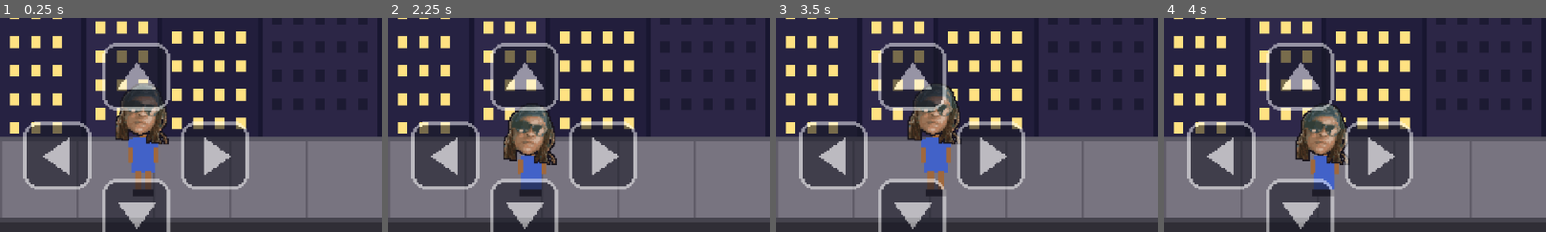
Above: before the commit, frames 1-4 (left to right).
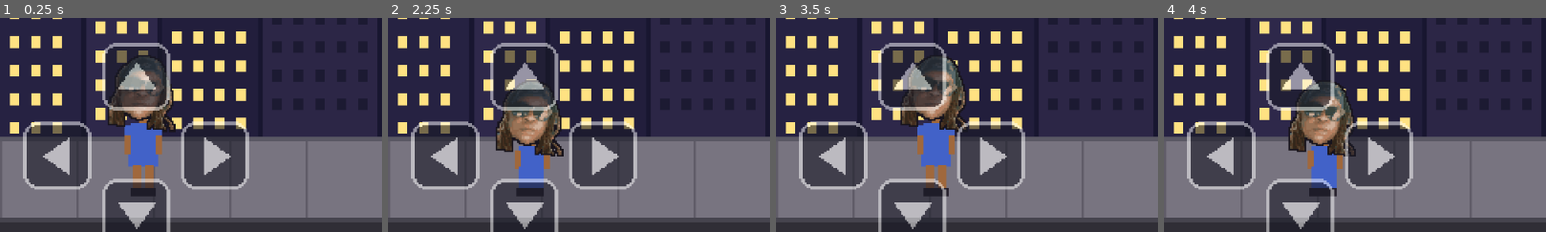
Above: after the commit, the same moments.

Repository: imehesz/tight-5-fight
Game: Godot game, scene res://scenes/street.tscn
Two runs of this game, one before a commit and one after it. Both use one fixed random seed, a clock stepped at 60 frames per second and the inputs below. This scene is started directly instead of the project's main scene.
Inputs (mouse positions are % of the whole screen's width and height, from its top left):
- Up to frame 1 (0.25 s): no input
- Up to frame 2 (2.25 s): tap Enter at 0.5, 2 s; move the mouse to (72, 45) at 0.52 s; hold D (move_right) 0.53-1.25 s; hold S (duck) 0.53-1.25 s; click (72, 45) at 0.67 s; tap Space at 1.25 s; drag from (30, 55) to (19, 81) at 1.27 s; move the mouse to (60, 28) at 2.02 s; hold D (move_right) from 2.03 s (still down); hold S (duck) from 2.03 s (still down); tap W (interact) at 2.1 s
- Up to frame 3 (3.5 s): release D (move_right) at 2.75 s; release S (duck) at 2.75 s; tap Space at 2.75 s; drag from (45, 70) to (23, 74) at 2.77 s
- Up to frame 4 (4 s): move the mouse to (80, 65) at 3.52 s; hold A (move_left) from 3.53 s (still down); hold S (duck) from 3.53 s (still down); tap J (punch) at 3.6 s
The pictures show only the part of the screen within x 0-50%, y 45-94%; the shares and areas given below are measured in that part.

The runs differ from the first frame. In frame 1, 4.4% of the frame differs, in the area x 28-46%, y 17-84%; in frame 2, 4.2%; in frame 3, 4.7%, in the area x 32-50%, y 18-84%; in frame 4, 4.3%.

Commit message:
Addded more venues to JAX theme, increased character size for better visibility. almost there :)

Diff:
--- a/games/tight5/venues.json
+++ b/games/tight5/venues.json
@@ -1,12 +1,12 @@
 {
   "venues": [
 	{ "VenueName": "The Giggle Shack", "ExteriorSpritePath": "assets/venues/venue1_ext.png", "InteriorSpritePath": "assets/venues/venue1_int.png" },
-	{ "VenueName": "The Laughing Skull", "ExteriorSpritePath": "assets/venues/skull_ext.png", "InteriorSpritePath": "assets/venues/skull_int.png" },
-	{ "VenueName": "Laff Lounge", "ExteriorSpritePath": "assets/venues/venue2_ext.png", "InteriorSpritePath": "assets/venues/venue2_int.png" },
+	{ "VenueName": "First Coast Comedy", "ExteriorSpritePath": "assets/venues/first-coast-comedy_ext.png", "InteriorSpritePath": "assets/venues/first-coast-comedy_int.png" },
 	{ "VenueName": "Shanty Town", "ExteriorSpritePath": "assets/venues/shnaty_640x360.png", "InteriorSpritePath": "assets/venues/shanty_int_640x360.png" },
-	{ "VenueName": "Comedy Zone", "ExteriorSpritePath": "assets/venues/zone_ext.png", "InteriorSpritePath": "assets/venues/zone_int.png" },
+	{ "VenueName": "Voo Swar", "ExteriorSpritePath": "assets/venues/voo-swar_ext.png", "InteriorSpritePath": "assets/venues/voo-swar_int.png" },
+	{ "VenueName": "Comedy Zone", "ExteriorSpritePath": "assets/venues/zone_ext.png", "InteriorSpritePath": "assets/venues/comedy-zone_int.png" },
+	{ "VenueName": "Waffle House", "ExteriorSpritePath": "assets/venues/waffle-house_ext.png", "InteriorSpritePath": "assets/venues/waffle-house_int.png" },
 	{ "VenueName": "The Snort Cellar", "ExteriorSpritePath": "assets/venues/venue3_ext.png", "InteriorSpritePath": "assets/venues/venue3_int.png" },
-	{ "VenueName": "Bonkers", "ExteriorSpritePath": "assets/venues/bonkers_ext.png", "InteriorSpritePath": "assets/venues/bonkers_int.png" },
-	{ "VenueName": "Voo Swar", "ExteriorSpritePath": "assets/venues/voo-swar_ext.png", "InteriorSpritePath": "assets/venues/voo-swar_int.png" }
+	{ "VenueName": "Bonkers", "ExteriorSpritePath": "assets/venues/bonkers_ext.png", "InteriorSpritePath": "assets/venues/bonkers_int.png" }
   ]
 }
--- a/scenes/street.gd
+++ b/scenes/street.gd
@@ -11,6 +11,9 @@
 const DOOR_HALF_WIDTH := 34.0
 const EXTERIOR_HEIGHT := 180.0
 const HECKLER_MAX := 4
+## Street fighters (player + hecklers) sit between the old 1.0 street size
+## and the venue's 1.3 — readable on phones without crowding the scroll.
+const FIGHTER_SCALE := 1.25
 ## Beer bottles rest slightly above the fighters' feet; at most a couple lie
 ## on the visible street at once so they read as a treat, not litter.
 const BEER_GROUND_Y := 300.0
@@ -162,6 +165,7 @@
 func _spawn_player(pos: Vector2) -> void:
 	player = Player.new()
 	player.configure(GameState.selected_character_data())
+	player.size_scale = FIGHTER_SCALE
 	player.position = pos
 	player.interact_pressed.connect(_on_player_interact)
 	player.died.connect(_on_player_died)
@@ -181,6 +185,7 @@
 		return
 	var e := Enemy.new()
 	e.configure(GameState.enemy_characters(1)[0])
+	e.size_scale = FIGHTER_SCALE
 	e.aggressive = randf() < 0.4
 	e.move_speed = randf_range(60.0, 95.0)
 	e.score_value = 100
--- a/scenes/venue.gd
+++ b/scenes/venue.gd
@@ -7,8 +7,10 @@
 const MAX_CONCURRENT := 3
 const CLEAR_BONUS_PER_LEVEL := 250
 ## Venue fighters (player + comedians) are drawn bigger than on the street;
-## the boss keeps its own scale.
-const FIGHTER_SCALE := 1.3
+## the boss keeps its own scale. 1.495 = the old 1.3 bumped 15% for phone
+## readability — safe for the boss fastball, whose height and duck clearance
+## derive from the player's live scale (see Boss._fastball_y).
+const FIGHTER_SCALE := 1.495
 
 var player: Player
 var hud: Hud
Binary file added: games/tight5/assets/venues/comedy-zone_int.png
Binary file added: games/tight5/assets/venues/first-coast-comedy_ext.png
Binary file added: games/tight5/assets/venues/waffle-house_ext.png
Binary file added: games/tight5/assets/venues/waffle-house_int.png
Not shown, added: games/tight5/assets/venues/first-coast-comedy_int.png
